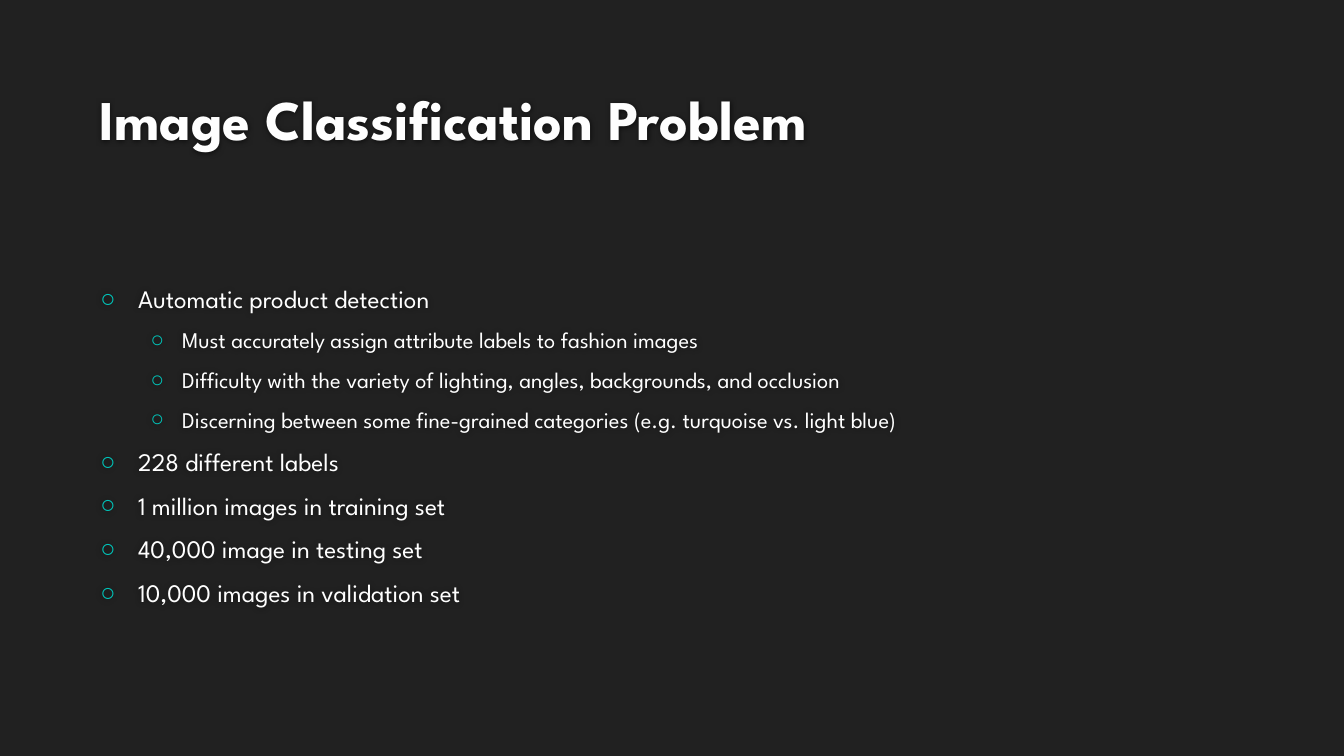
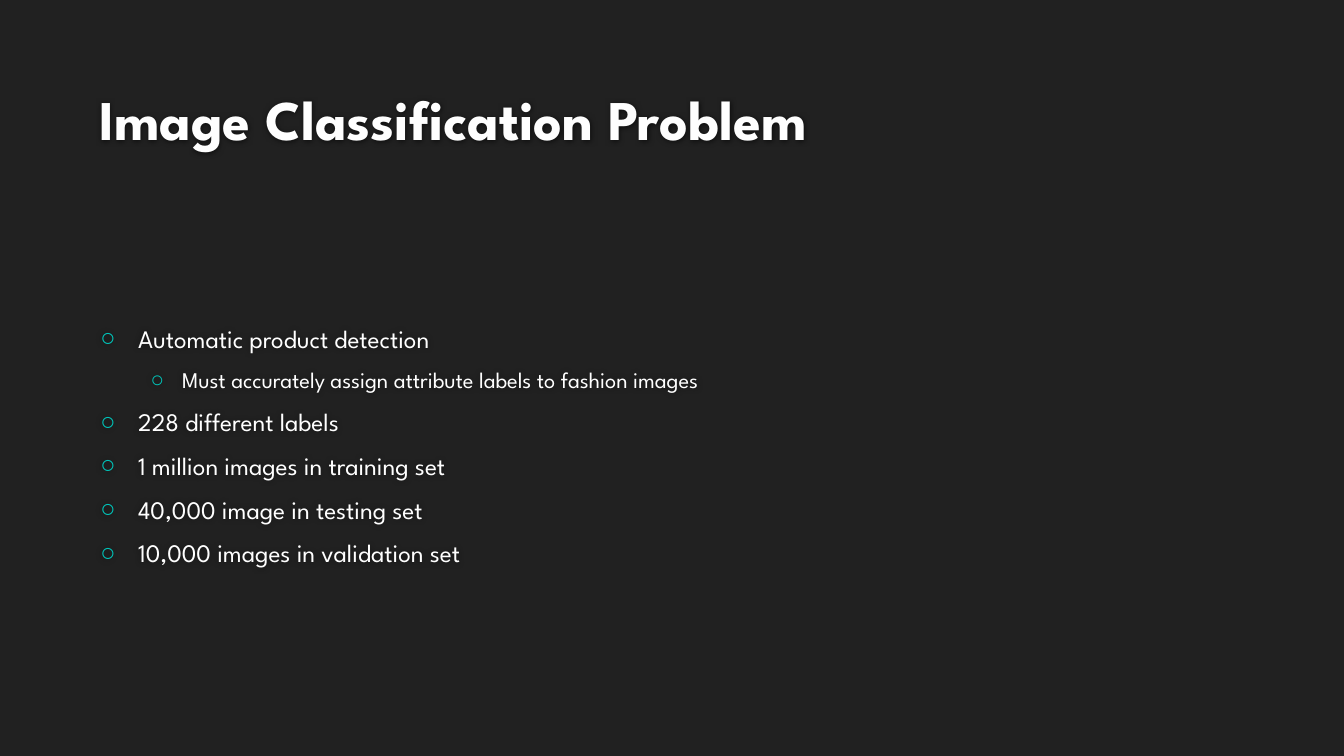
Before and after one commit to fantods/Kaggle-Fashion, a slide deck: slide 2 of group/presentation1.pptx. Drawn at 1344x756 pixels with LibreOffice and Linux fonts; fonts in the diff are those of the drawing; background and template pictures are left out. Boxes give left, top, right and bottom in pixels: in the first picture for what was removed or moved away, otherwise in the second. Text is boxed around its words. In the diff, an @@ line names an element or a change of style, - is before the commit and + after.

Commit message:
presentation pdf

```diff
--- a/group/presentation1.pptx
+++ b/group/presentation1.pptx
@@ text at <box>182,372,896,433</box>: paragraphs removed @@
-  ○ Difficulty with the variety of lighting, angles, backgrounds, and occlusion
-  ○ Discerning between some fine-grained categories (e.g. turquoise vs. light blue)
```
Also in this commit, not shown: 1 other slide changed, 1 slide added, 2 other files.
